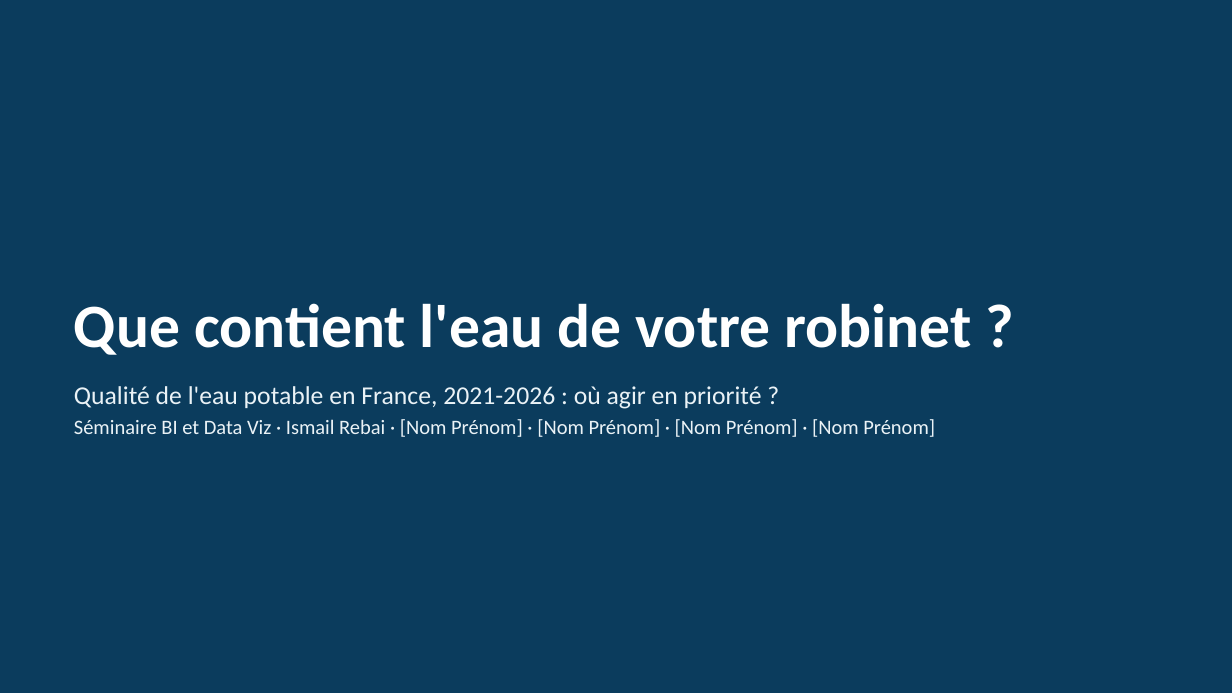
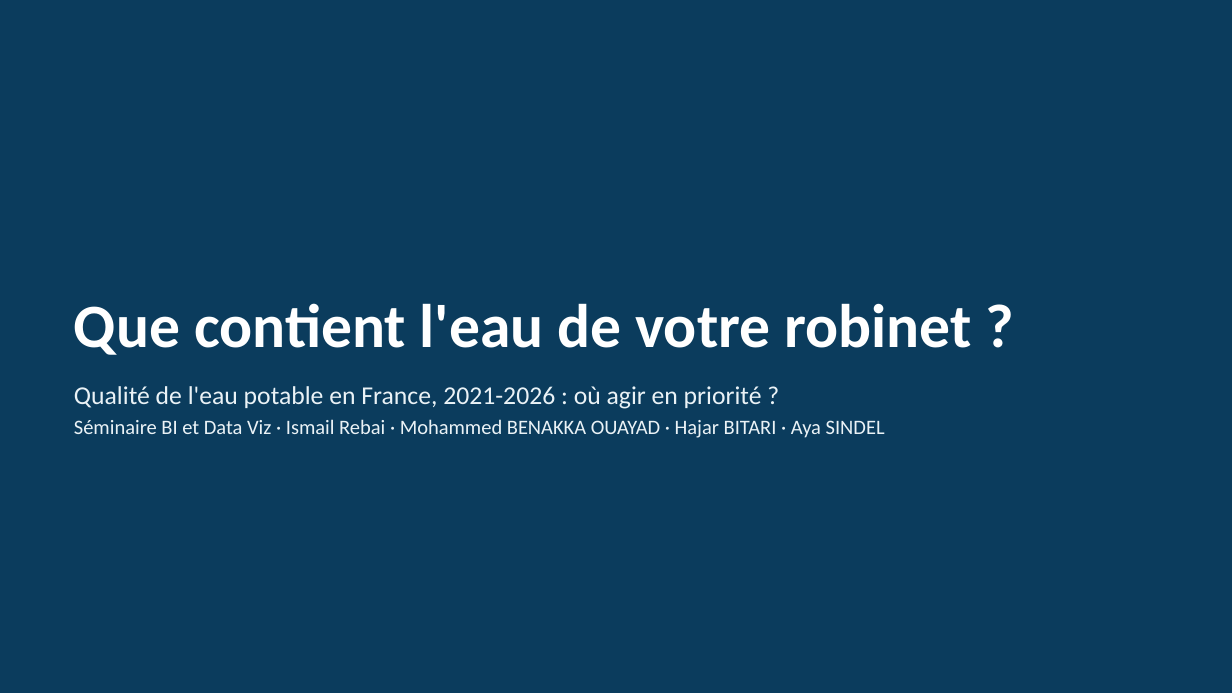
Before and after one commit to akka-ben/dataviz-qualite-eau, a slide deck: slide 1 of Presentation_Eau_du_robinet_v2.pptx. Drawn at 1232x693 pixels with LibreOffice and Linux fonts; fonts in the diff are those of the drawing. Boxes give left, top, right and bottom in pixels: in the first picture for what was removed or moved away, otherwise in the second. Text is boxed around its words. In the diff, an @@ line names an element or a change of style, - is before the commit and + after.

```diff
--- a/Presentation_Eau_du_robinet_v2.pptx
+++ b/Presentation_Eau_du_robinet_v2.pptx
@@ text at (x1=74, y1=419, x2=885, y2=438): text changed @@
-Séminaire BI et Data Viz · Ismail Rebai · [Nom Prénom] · [Nom Prénom] · [Nom Prénom] · [Nom Prénom]
+Séminaire BI et Data Viz · Ismail Rebai · Mohammed BENAKKA OUAYAD · Hajar BITARI · Aya SINDEL
```
Also in this commit, not shown: 11 other slides changed, 23 other files.
